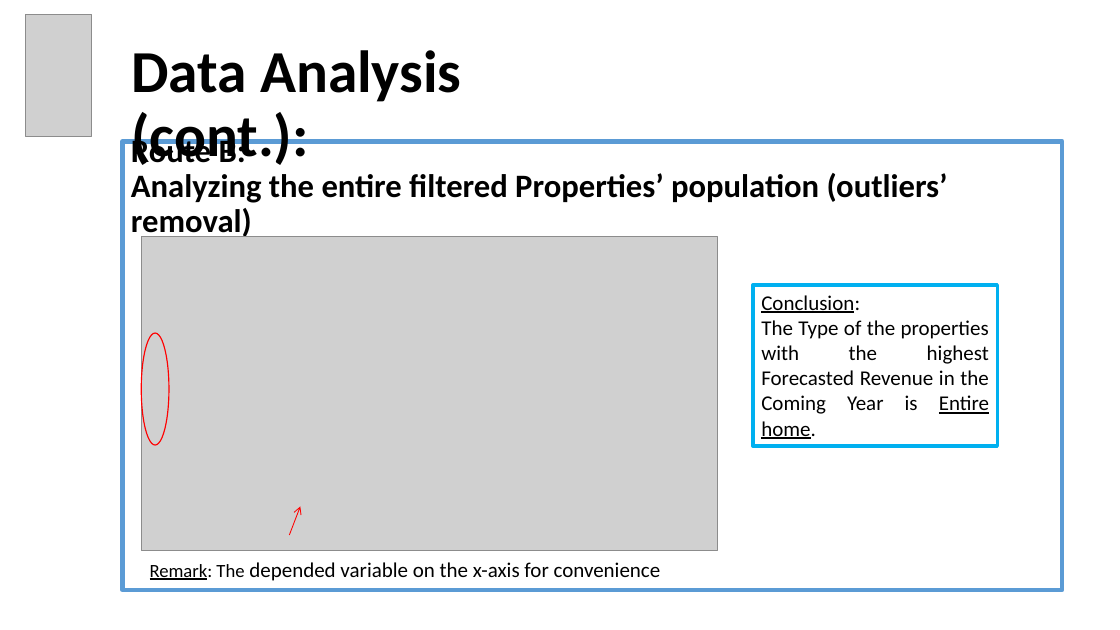
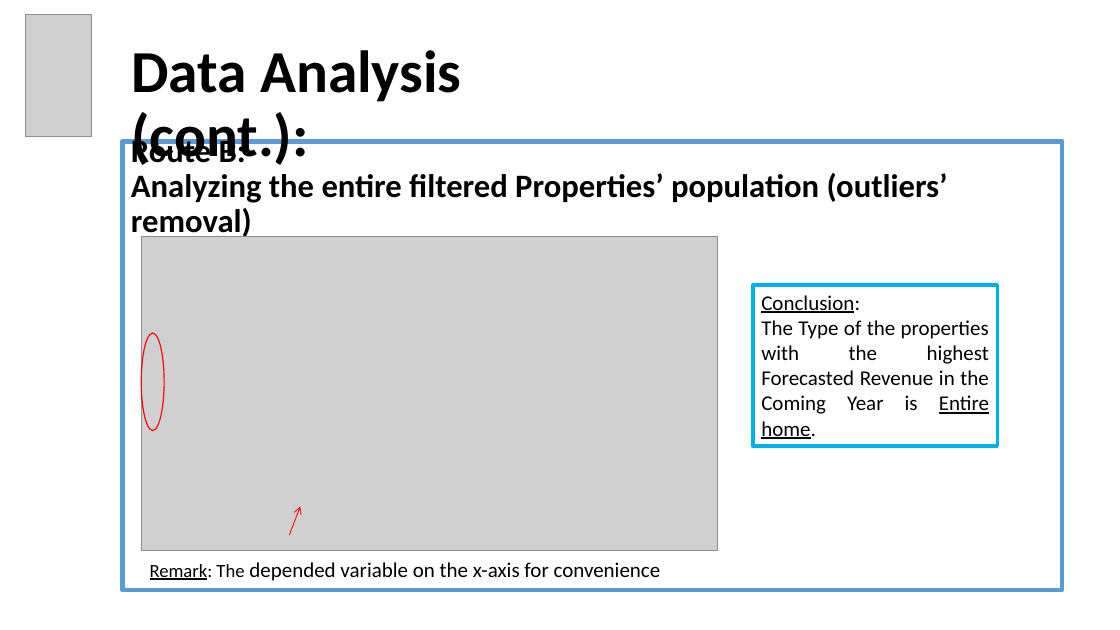
Before and after one commit to EyalVultz/Fianl-Project-Data-Analyst-Program-Hebrew-University-of-Jerusalem-Class-4-Group-2, a slide deck: slide 14 of Final Project Data Analyst Program Hebrew University of Jerusalem Class No. 4 Group 2.pptx. Drawn at 1120x630 pixels with LibreOffice and Linux fonts; fonts in the diff are those of the drawing; grey boxes stand for pictures. Boxes give left, top, right and bottom in pixels: in the first picture for what was removed or moved away, otherwise in the second. Text is boxed around its words. In the diff, an @@ line names an element or a change of style, - is before the commit and + after.

```diff
--- a/Final Project Data Analyst Program Hebrew University of Jerusalem Class No. 4 Group 2.pptx
+++ b/Final Project Data Analyst Program Hebrew University of Jerusalem Class No. 4 Group 2.pptx
@@ ellipse: place and size @@
-ellipse at (141,333,169,444)
+ellipse at (141,333,164,430)
```
Also in this commit, not shown: 2 other slides changed.
